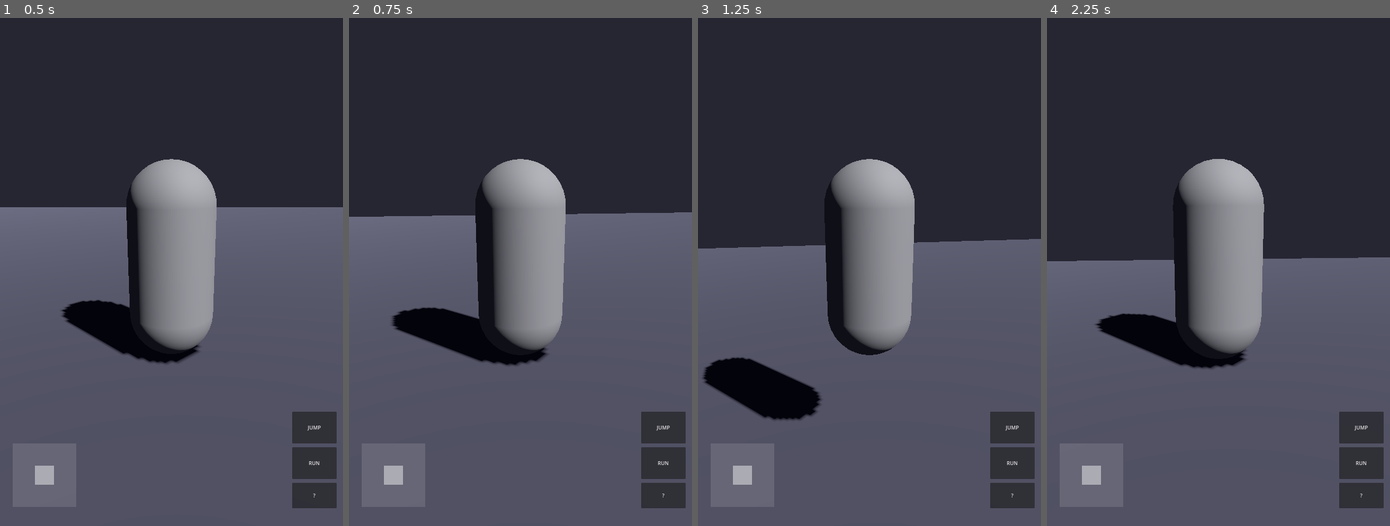
Above: before the commit, frames 1-4 (left to right).
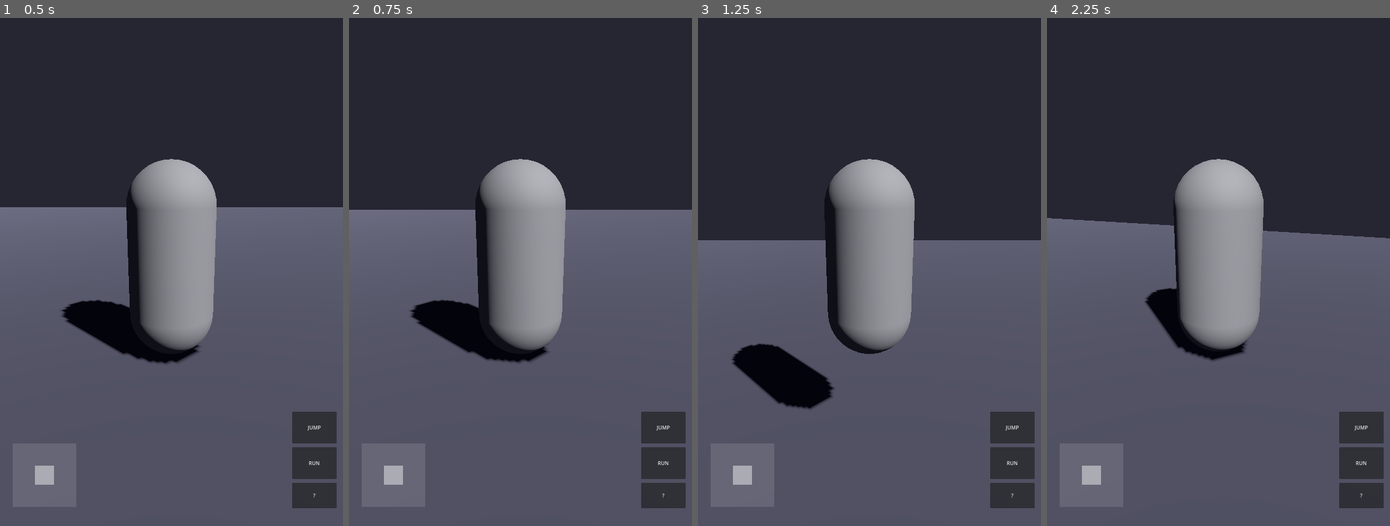
Above: after the commit, the same moments.

Repository: Aurelhopedro/AxevCrime
Game: Godot game, scene res://scenes/main.tscn
Same seed, same stepped clock (60 frames per second), same inputs: the game is played once before the commit and once after it.
Inputs (mouse positions are in pixels of both pictures, inside the frame that each line leads up to):
- Up to frame 1 (0.5 s): no input
- Up to frame 2 (0.75 s): move the mouse to (541, 272) at 0.52 s; hold W (move_forward) from 0.53 s (still down); hold Shift (run) from 0.53 s (still down)
- Up to frame 3 (1.25 s): keep holding W (move_forward); keep holding Shift (run); tap Space (jump) at 0.77 s
- Up to frame 4 (2.25 s): keep holding W (move_forward); move the mouse to (1201, 272) at 1.27 s; release Shift (run) at 1.28 s; tap Shift (run) at 1.35 s; tap Space (jump) at 1.52 s; move the mouse to (1225, 261) at 2.02 s; hold Shift (run) from 2.03 s (still down)

Frame 1 is identical in both runs. In frame 2, 2.9% of the frame differs, in the area x 0-100%, y 27-69%; in frame 3, 4.3%; in frame 4, 9.9%.

Commit message:
fix(touch_ui.tscn): corrigir mouse_filter para STOP em joystick e camera zone

Diff:
--- a/scenes/touch_ui.tscn
+++ b/scenes/touch_ui.tscn
@@ -15,12 +15,13 @@
 offset_top = -260.0
 offset_right = 240.0
 offset_bottom = -60.0
-mouse_filter = 1
+mouse_filter = 0
 
 [node name="BaseCircle" type="ColorRect" parent="JoystickBase"]
 anchor_right = 1.0
 anchor_bottom = 1.0
 color = Color(1, 1, 1, 0.12)
+mouse_filter = 2
 
 [node name="Thumb" type="ColorRect" parent="JoystickBase"]
 offset_left = 70.0
@@ -28,13 +29,14 @@
 offset_right = 130.0
 offset_bottom = 130.0
 color = Color(1, 1, 1, 0.45)
+mouse_filter = 2
 
 [node name="CameraZone" type="Control" parent="."]
 anchor_left = 0.5
 anchor_top = 0.0
 anchor_right = 1.0
 anchor_bottom = 1.0
-mouse_filter = 1
+mouse_filter = 0
 
 [node name="Buttons" type="VBoxContainer" parent="."]
 anchor_left = 1.0
@@ -46,6 +48,7 @@
 offset_right = -20.0
 offset_bottom = -20.0
 theme_override_constants/separation = 12
+mouse_filter = 2
 
 [node name="BtnJump" type="Button" parent="Buttons"]
 custom_minimum_size = Vector2(140, 100)
